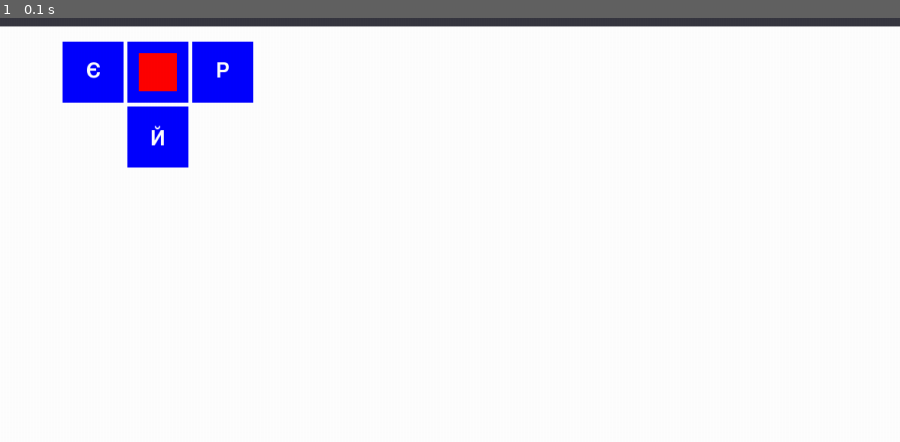
Above: before the commit, frame 1.
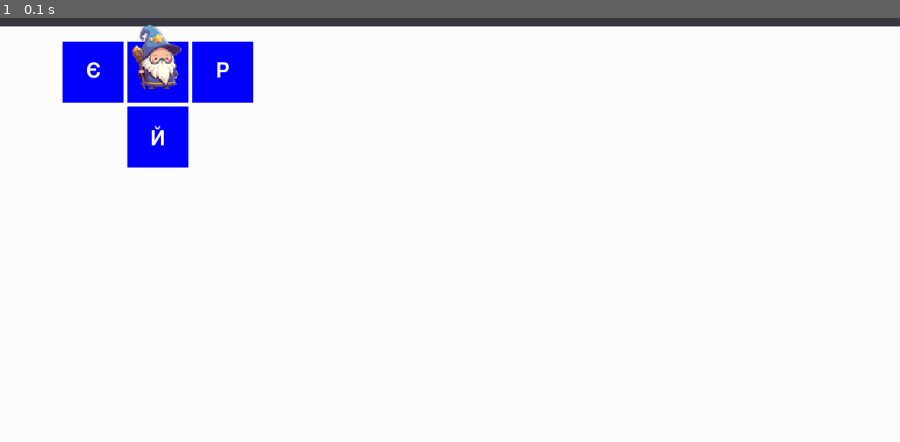
Above: after the commit, the same moment.

Repository: python-decoded/notes
Game: pygame game, started from notes_2026/pygame_typo_game/typo_game.py
The game is run twice, just before and just after one commit, with the same random seed, the same clock (stepped at 60 frames per second) and the same inputs.
Inputs:
- Up to frame 1 (0.1 s): no input

The runs differ from the first frame. In frame 1, 0.6% of the frame differs, in the area x 14-21%, y 1-18%.

Commit message:
add some display logic

Diff:
--- a/notes_2026/pygame_typo_game/typo_game.py
+++ b/notes_2026/pygame_typo_game/typo_game.py
@@ -93,6 +93,9 @@
         self.game = game
         self.image = pygame.Surface((50, 50))
         self.image.fill(pygame.color.Color("red"))
+
+        self.picture = pygame.image.load("./src/player.png").convert_alpha()
+        self.picture = pygame.transform.scale(self.picture, (100, 100))
 
         self.rect = self.image.get_rect()
 
@@ -134,7 +137,7 @@
                 # Округляємо та записуємо нові координати в rect
                 rect.center = (round(new_pos.x), round(new_pos.y))
 
-    def update(self, dt: float):
+    def _update(self, dt: float):
         """
         1. update controls
         2. update player behavior
@@ -251,6 +254,15 @@
 
         # PROCESS common mode ends here ---------------------------------------------------------------------
 
+    def update(self, dt: float):
+
+        self._update(dt)
+        # screen.blit(player.image, (player.rect.x + player.image_offset_x, player.rect.y + player.image_offset_y))
+
+        # self.game.screen.blit(self.image, self.rect)
+        self.game.screen.blit(self.picture, (self.rect.x - 25, self.rect.y - 45))
+
+
 class SquareWithLetter(pygame.sprite.Sprite):
 
     letter_size = 0.5
@@ -470,7 +482,6 @@
             self.grid.update()
 
             player.update(dt)
-            self.screen.blit(player.image, player.rect)
 
             # Update the display
             pygame.display.flip()
Binary file added: notes_2026/pygame_typo_game/src/player.png
